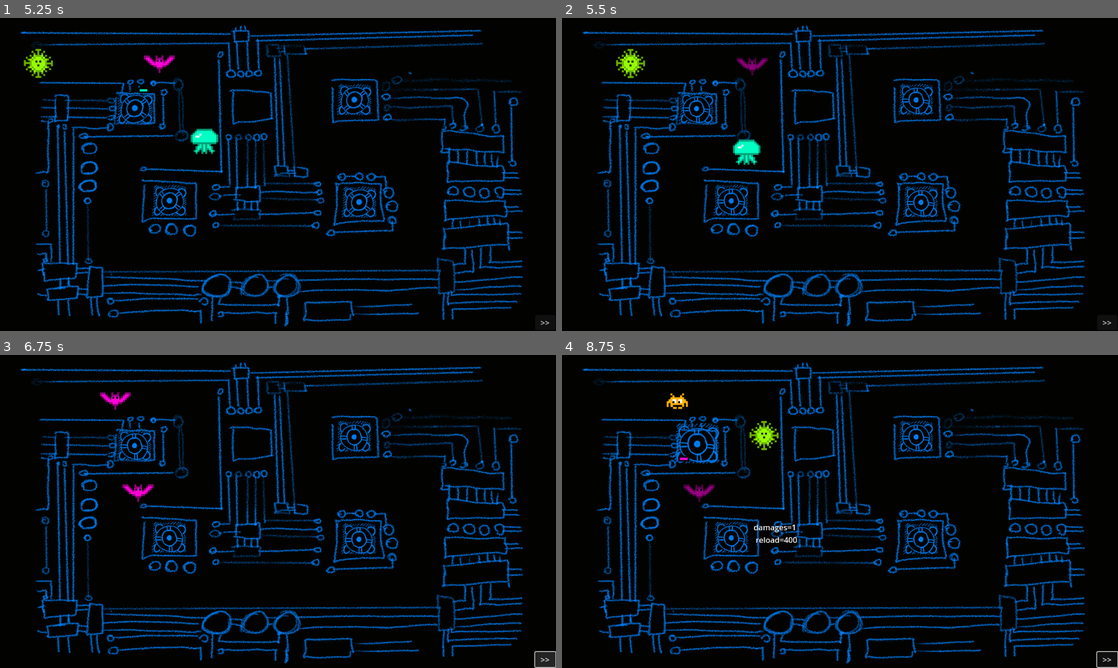
Above: before the commit, frames 1-4 (two rows, left to right).
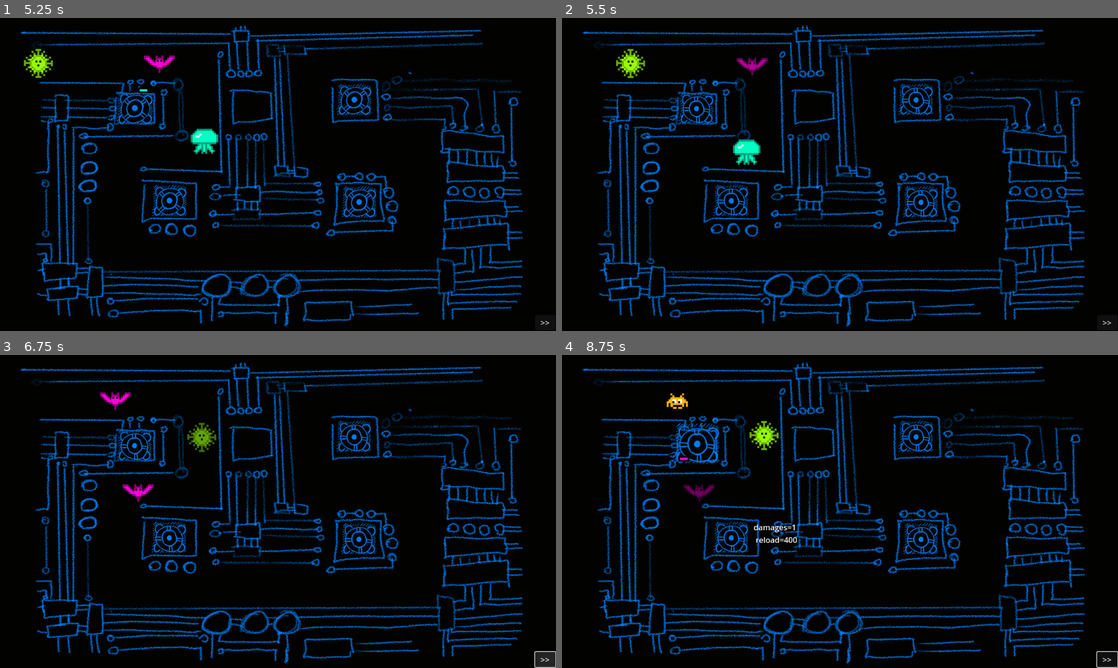
Above: after the commit, the same moments.

Repository: pbagnoud/minijam183
Game: Godot game, scene res://Scenes/main.tscn
Two runs of this game, one before a commit and one after it. Both use one fixed random seed, a clock stepped at 60 frames per second and the inputs below.
Inputs (mouse positions are in pixels of both pictures, inside the frame that each line leads up to):
- Up to frame 1 (5.25 s): click ">>" at 0.5 s; click "Tower 1" at 1.25 s; click "Tower 2" at 2 s; click "Tower 3" at 2.75 s; click "Tower 4" at 3.5 s; click "Damage+" at 4.25 s; click "Next wave" at 5 s
- Up to frame 2 (5.5 s): no input
- Up to frame 3 (6.75 s): click ">>" at 5.75 s; click ">>" at 6.5 s
- Up to frame 4 (8.75 s): move the mouse to (695, 445) at 7.27 s; click (695, 445) at 7.42 s; move the mouse to (734, 539) at 8.02 s; click (734, 539) at 8.17 s

Frame 1 is identical in both runs. In frame 2, 0.1% of the frame differs, in the area x 31-37%, y 12-19%; in frame 3, 0.3%, in the area x 33-39%, y 21-32%; in frame 4, less than 0.1%.

Commit message:
changed hit animation of enemies

Diff:
--- a/minijam183/Scenes/enemy.tscn
+++ b/minijam183/Scenes/enemy.tscn
@@ -42,6 +42,7 @@
 [node name="Area2D" type="Area2D" parent="."]
 
 [node name="enemy_detect_collision" type="CollisionShape2D" parent="Area2D"]
+visible = false
 position = Vector2(0, 3)
 shape = SubResource("CapsuleShape2D_287tu")
 
@@ -61,6 +62,7 @@
 
 [node name="ColorChange" type="Node" parent="." node_paths=PackedStringArray("target")]
 script = ExtResource("8_auwsv")
+duration = 0.5
 color = Color(0.180005, 0.180005, 0.180005, 1)
 target = NodePath("../EnemySprite2D")
 metadata/_custom_type_script = "uid://dnaxqeu0w6871"
--- a/minijam183/Scripts/enemy.gd
+++ b/minijam183/Scripts/enemy.gd
@@ -21,14 +21,16 @@
 	if body.is_in_group("bullet") :
 		if body.color == color:
 			pv -= body.power * 2
+			blink_component.blink()
+			shake_component.tween_shake()
+			color_change.color_tween()
 		else:
 			pv -= body.power
+			shake_component.tween_shake()
+			color_change.color_tween()
 		body.hit_something()
 		if body.has_color_change:
 			change_color(body.color)
-		blink_component.blink()
-		shake_component.tween_shake()
-		color_change.color_tween()
 	if pv <= 0:
 		get_parent().queue_free()
 
